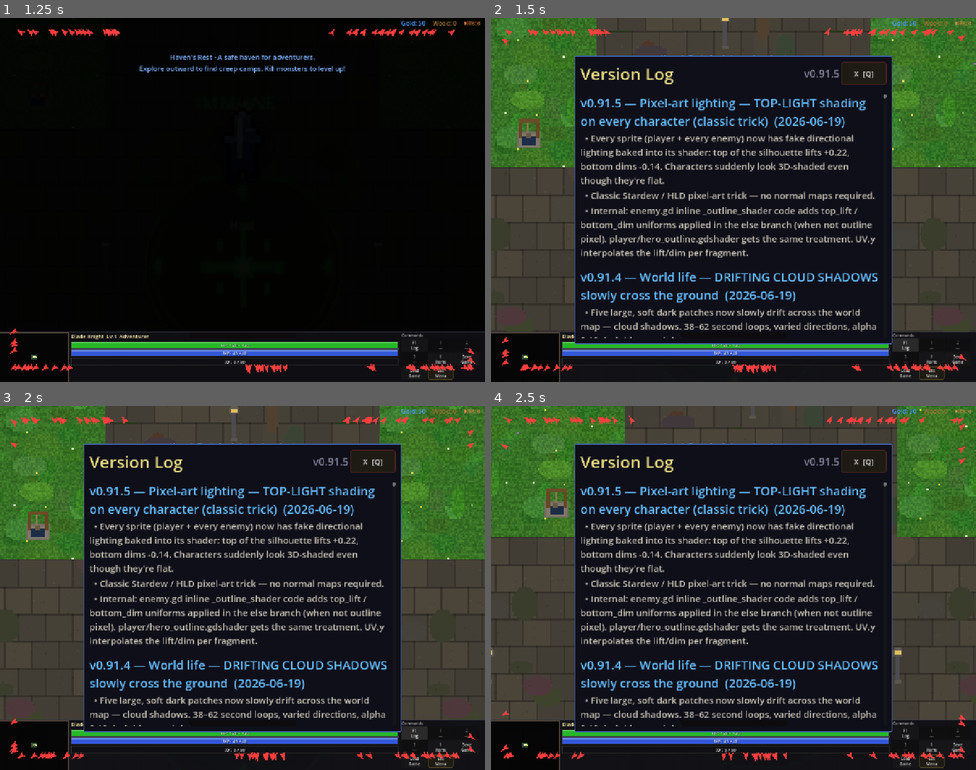
Above: before the commit, frames 1-4 (two rows, left to right).
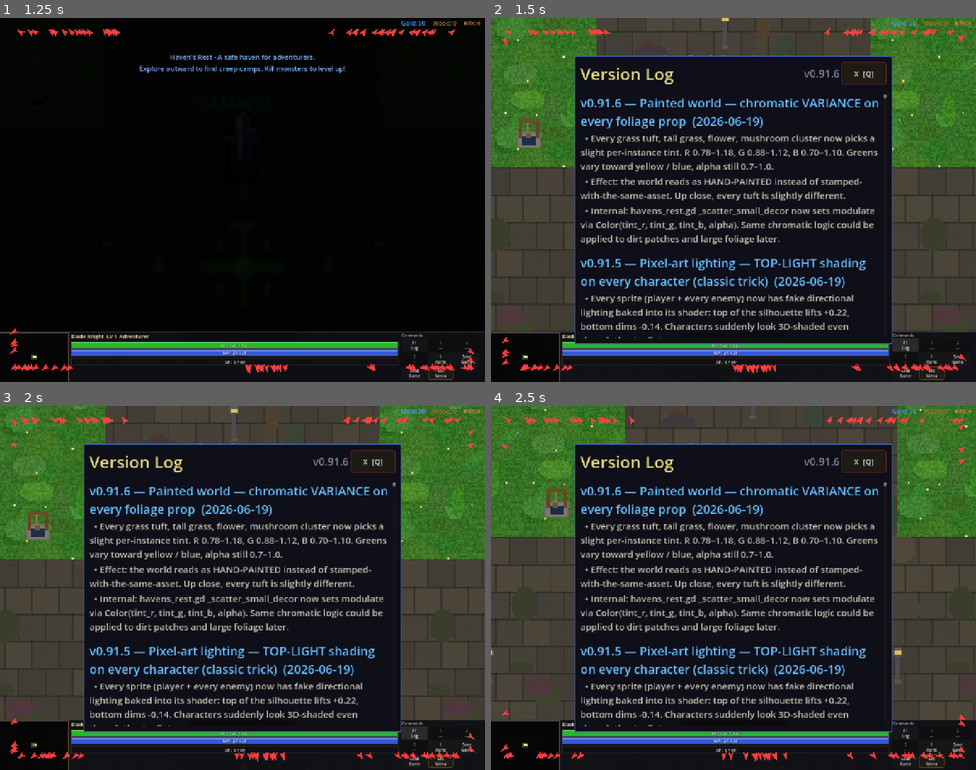
Above: after the commit, the same moments.

Repository: slxny/legends-open-rpg
Game: Godot game, scene res://scenes/main.tscn
Same seed, same stepped clock (60 frames per second), same inputs: the game is played once before the commit and once after it.
Inputs (mouse positions are in pixels of both pictures, inside the frame that each line leads up to):
- Up to frame 1 (1.25 s): tap Enter at 0.5 s; move the mouse to (218, 272) at 0.52 s; hold W (move_up) from 0.53 s (still down); hold Q (ability_1) from 0.53 s (still down); click (218, 272) at 0.67 s
- Up to frame 2 (1.5 s): release W (move_up) at 1.25 s; release Q (ability_1) at 1.25 s; click "F1 Log" at 1.25 s
- Up to frame 3 (2 s): no input
- Up to frame 4 (2.5 s): drag from (524, 744) to (733, 697) at 2.02 s

Frame 1 is identical in both runs. In frame 2, 11% of the frame differs, in the area x 18-80%, y 14-88%; in frame 3, 11%; in frame 4, 11%.

Commit message:
v0.91.6: Painted world - chromatic variance on foliage
Every grass tuft / tall grass / flower / mushroom now gets a slight
per-instance tint (R 0.78-1.18, G 0.88-1.12, B 0.70-1.10). World
reads as hand-painted instead of asset-stamped.

- havens_rest.gd _scatter_small_decor sets modulate via random tint.

Co-Authored-By: Claude Opus 4.7 (1M context) <noreply@anthropic.com>

Diff:
--- a/scenes/ui/changelog_dialog.gd
+++ b/scenes/ui/changelog_dialog.gd
@@ -9,9 +9,19 @@
 var _is_visible: bool = false
 var _is_mobile: bool = false
 
-const GAME_VERSION := "v0.91.5"
+const GAME_VERSION := "v0.91.6"
 
 const CHANGELOG: Array[Dictionary] = [
+	{
+		"version": "v0.91.6",
+		"title": "Painted world — chromatic VARIANCE on every foliage prop",
+		"date": "2026-06-19",
+		"entries": [
+			"Every grass tuft, tall grass, flower, mushroom cluster now picks a slight per-instance tint. R 0.78–1.18, G 0.88–1.12, B 0.70–1.10. Greens vary toward yellow / blue, alpha still 0.7–1.0.",
+			"Effect: the world reads as HAND-PAINTED instead of stamped-with-the-same-asset. Up close, every tuft is slightly different.",
+			"Internal: havens_rest.gd _scatter_small_decor now sets modulate via Color(tint_r, tint_g, tint_b, alpha). Same chromatic logic could be applied to dirt patches and large foliage later.",
+		]
+	},
 	{
 		"version": "v0.91.5",
 		"title": "Pixel-art lighting — TOP-LIGHT shading on every character (classic trick)",
--- a/scenes/world/regions/havens_rest.gd
+++ b/scenes/world/regions/havens_rest.gd
@@ -573,7 +573,13 @@
 		var s: float = rng.randf_range(scale_min, scale_max)
 		spr.scale = Vector2(s, s)
 		spr.rotation = rng.randf_range(-0.15, 0.15)
-		spr.modulate.a = rng.randf_range(0.7, 1.0)
+		# v0.91.6 — per-decoration chromatic variance. Each tuft/flower picks
+		# a slight tint shift so the world reads as hand-painted instead of
+		# stamped-with-the-same-asset. Greens vary toward yellow/blue, alpha varies.
+		var tint_r: float = rng.randf_range(0.78, 1.18)
+		var tint_g: float = rng.randf_range(0.88, 1.12)
+		var tint_b: float = rng.randf_range(0.70, 1.10)
+		spr.modulate = Color(tint_r, tint_g, tint_b, rng.randf_range(0.7, 1.0))
 		spr.z_index = z
 		add_child(spr)
 		batch_local += 1
